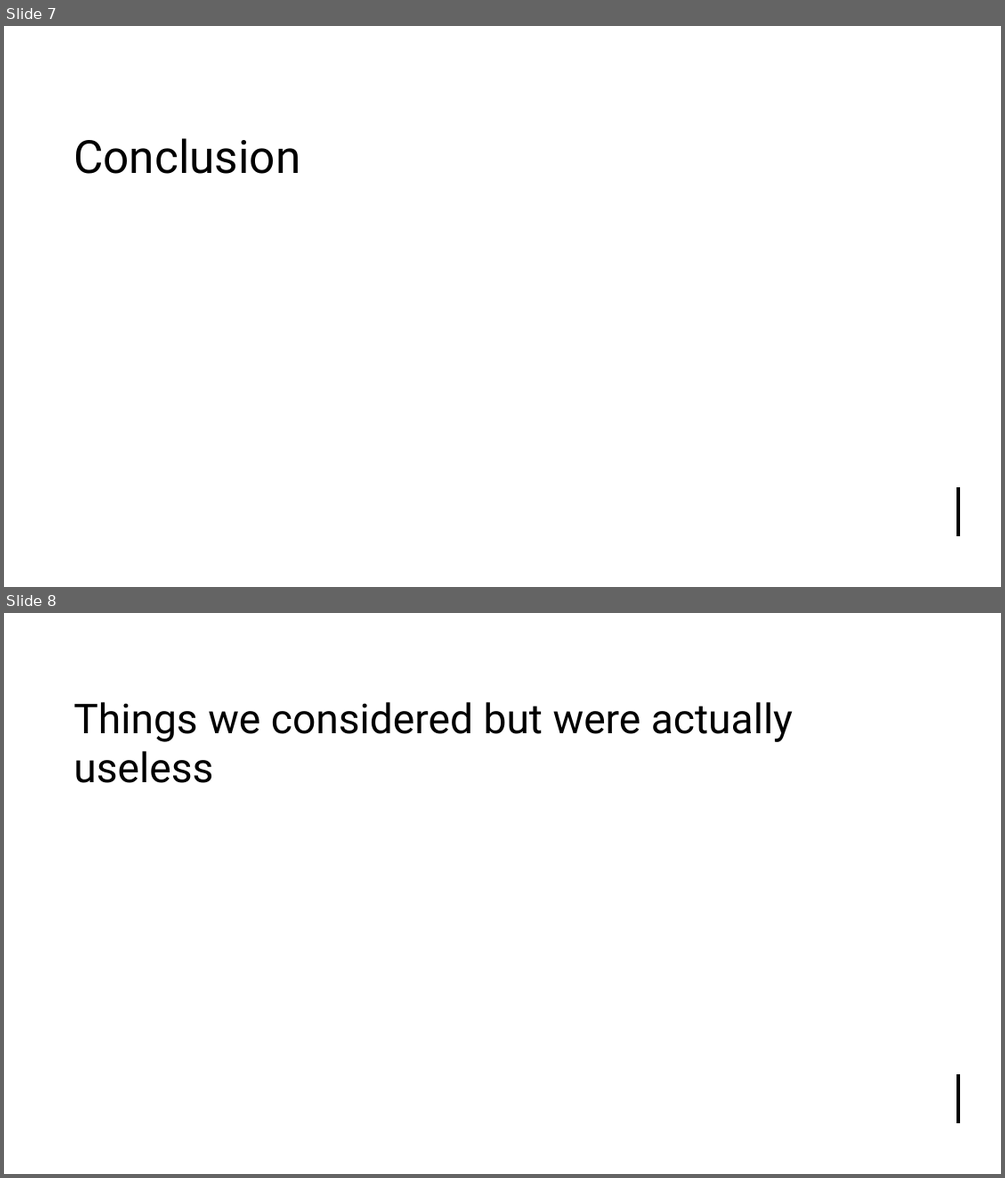
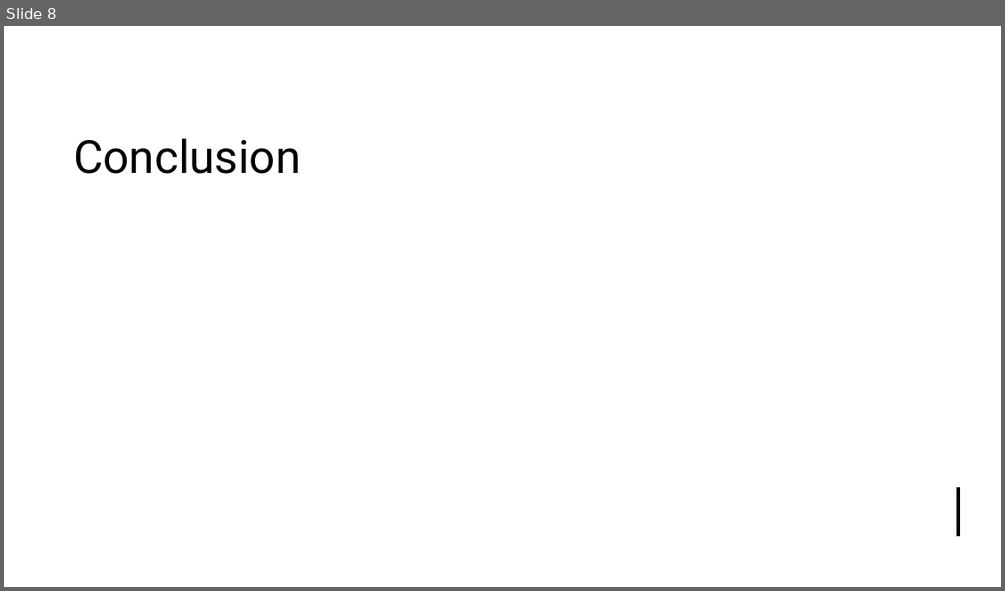
Before and after one commit to Mystaex/CSE4334-Project-Wine, a slide deck: wine_presentation.pptx. Shown one above the other, each under a label of ours: slides 7 and 8 before the commit, slide 8 after it. The pictures are 1005x1178 and 1005x591 pixels, drawn with LibreOffice and Linux fonts; fonts in the diff are those of the drawing. Boxes give left, top, right and bottom in pixels: in the first picture for what was removed or moved away, otherwise in the second. Text is boxed around its words. In the diff, an @@ line names an element or a change of style, - is before the commit and + after.

```diff
--- a/wine_presentation.pptx
+++ b/wine_presentation.pptx
@@ slide 8 removed at (x1=4, y1=613, x2=1001, y2=1174), background #FFFFFF; not listed: 3 template elements that a slide beside it also shows @@
@@ title removed at (x1=73, y1=702, x2=793, y2=783) @@
-Things we considered but were actually useless
@@ what was slide 7 is now slide 8 @@
```
Also in this commit, not shown: 2 slides changed, 2 slides added, 1 other slide removed, 2 other files.
